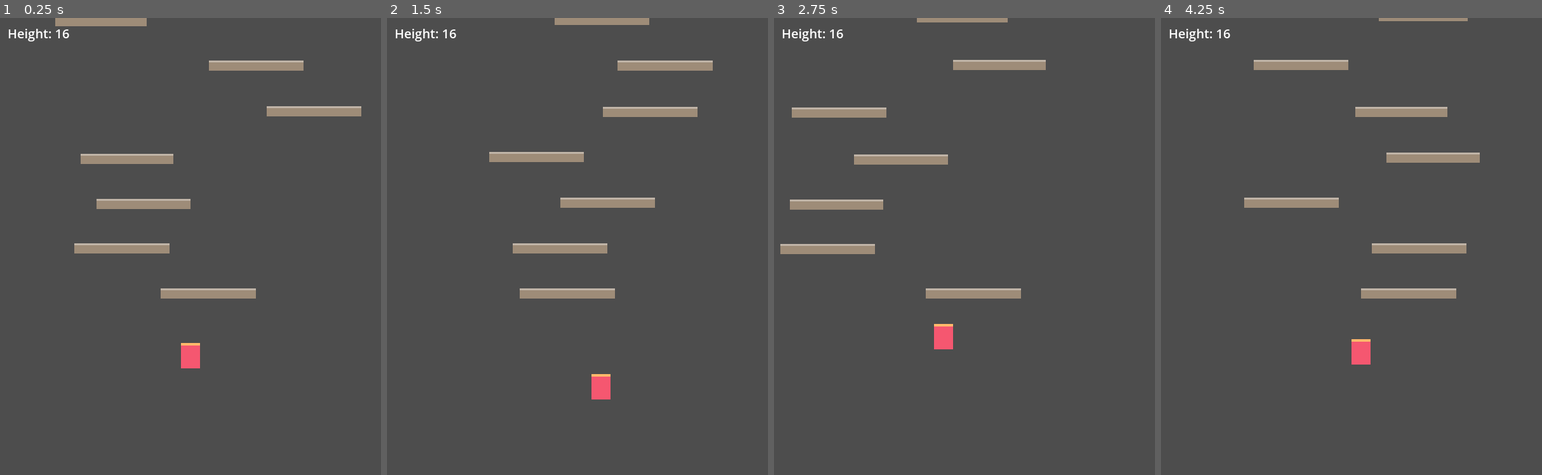
Above: before the commit, frames 1-4 (left to right).
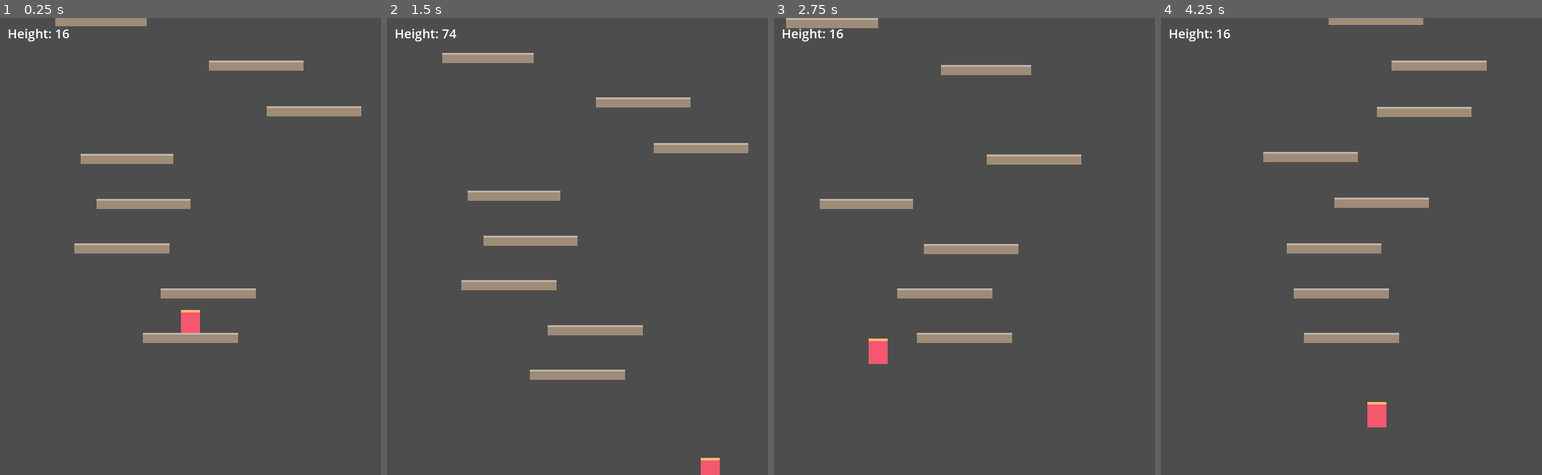
Above: after the commit, the same moments.

Repository: denrod25-del/lava-leap
Game: Godot game, scene res://scenes/boot.tscn
The game is run twice, just before and just after one commit, with the same random seed, the same clock (stepped at 60 frames per second) and the same inputs.
Inputs:
- Up to frame 1 (0.25 s): no input
- Up to frame 2 (1.5 s): hold D (move_right) from 0.53 s (still down); tap Shift (dash) at 0.6 s; tap Space (jump) at 0.77 s; tap S (fast_fall) at 1.35 s
- Up to frame 3 (2.75 s): tap Space (jump) at 1.52 s; release D (move_right) at 2.03 s; hold A (move_left) from 2.03 s (still down); tap K at 2.1 s
- Up to frame 4 (4.25 s): release A (move_left) at 2.78 s; hold D (move_right) from 2.78 s (still down); tap Shift (dash) at 2.85 s; tap Space (jump) at 3.02, 3.77 s; hold S (fast_fall) from 3.53 s (still down)

The runs differ from the first frame. In frame 1, 1.1% of the frame differs, in the area x 37-63%, y 63-77%; in frame 2, 8.3%, in the area x 14-95%, y 0-100%; in frame 3, 6.0%; in frame 4, 6.7%.

Commit message:
fix(godot): spawn the starting platform (kill the instant death-loop)
The LevelStream seeds the first platform in its constructor, but the scene only
created nodes for platforms update() newly generated — so the ground the player
spawns on had no collision node. Player fell to instant death, reload, repeat.
Now spawn nodes for everything already in stream.active on start.

Also: 2.5s lava grace + start the lava lower (500px) so movement can actually be
felt before the lava becomes a threat.

Co-Authored-By: Claude Opus 4.8 <noreply@anthropic.com>
Claude-Session: https://claude.ai/code/session_012oJfir7nW9hdV6jQEDwbSZ
EOF

Diff:
--- a/godot/core/tuning.gd
+++ b/godot/core/tuning.gd
@@ -38,4 +38,4 @@
 # Rising lava (from src/entities/Lava.ts BASE_SPEED / SPEED_PER_HEIGHT, post-v0.12).
 const LAVA_BASE_SPEED := 35.0
 const LAVA_SPEED_PER_HEIGHT := 0.008
-const LAVA_START_BELOW := 260.0       # starts this far below the ground platform
+const LAVA_START_BELOW := 500.0       # starts this far below the ground platform
--- a/godot/scenes/game.gd
+++ b/godot/scenes/game.gd
@@ -13,6 +13,7 @@
 var _stream: LevelStream
 var _plats: Dictionary = {}        # PlatformDesc.id -> Platform node
 var _max_height := 0.0
+var _grace := 2.5              # seconds before the lava starts rising
 var _hud: Label
 
 func _ready() -> void:
@@ -37,6 +38,11 @@
 	_hud.add_theme_font_size_override("font_size", 20)
 	layer.add_child(_hud)
 
+	# Spawn nodes for platforms already in the stream (the starting platform),
+	# then generate the ones above. Without this the player spawns in mid-air and
+	# falls to an instant death every frame — the "keeps looping" bug.
+	for d in _stream.active:
+		_spawn_platform(d)
 	_sync_platforms()
 
 func _physics_process(delta: float) -> void:
@@ -50,22 +56,32 @@
 	_max_height = maxf(_max_height, climbed)
 	_hud.text = "Height: %d" % int(_max_height)
 
-	_lava.rise(delta, _max_height)
+	# Grace period at the start so you can settle + test movement before the lava
+	# becomes a threat.
+	if _grace > 0.0:
+		_grace -= delta
+	else:
+		_lava.rise(delta, _max_height)
 
-	# Death: caught by lava, or fell off the bottom of the view.
+	# Death: caught by lava, or fell well below the view.
 	var cam_bottom := _cam.position.y + Tuning.HEIGHT / 2.0
-	if _player.position.y >= _lava.surface_y or _player.position.y > cam_bottom + 80.0:
+	if _player.position.y >= _lava.surface_y or _player.position.y > cam_bottom + 120.0:
 		get_tree().reload_current_scene()
+
+func _spawn_platform(d: PlatformDesc) -> void:
+	if _plats.has(d.id):
+		return
+	var p := Platform.new()
+	add_child(p)
+	p.setup(d)
+	_plats[d.id] = p
 
 func _sync_platforms() -> void:
 	var cam_top := _cam.position.y - Tuning.HEIGHT / 2.0
 	var prune_below := _cam.position.y + Tuning.HEIGHT / 2.0 + 160.0
 	var res := _stream.update(cam_top, prune_below)
 	for d in res["added"]:
-		var p := Platform.new()
-		add_child(p)
-		p.setup(d)
-		_plats[d.id] = p
+		_spawn_platform(d)
 	for d in res["removed"]:
 		if _plats.has(d.id):
 			_plats[d.id].queue_free()
